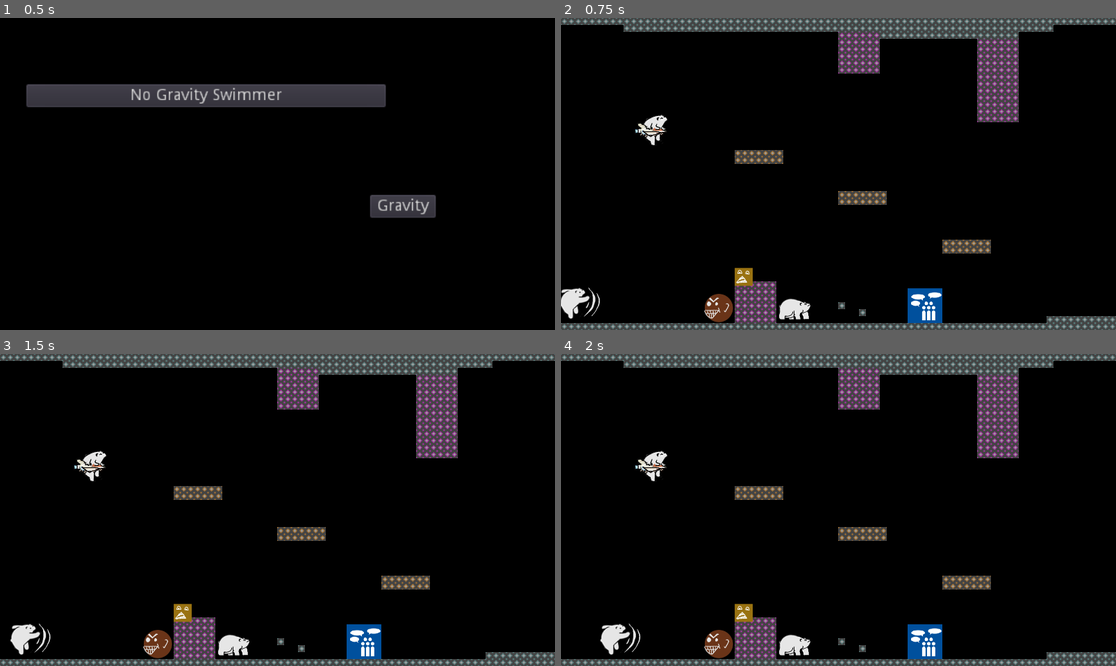
Above: before the commit, frames 1-4 (two rows, left to right).
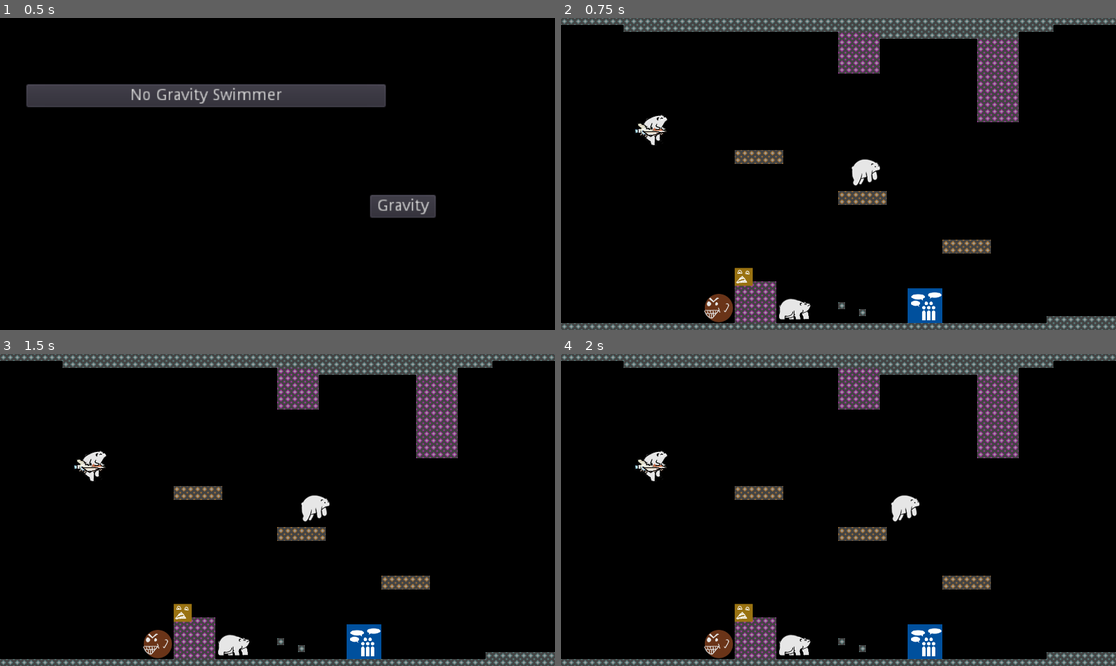
Above: after the commit, the same moments.

Repository: Lanyard31/Breakeme
Game: Godot game, scene res://Root.tscn
Same seed, same stepped clock (60 frames per second), same inputs: the game is played once before the commit and once after it.
Inputs:
- Up to frame 1 (0.5 s): no input
- Up to frame 2 (0.75 s): click "No Gravity Swimmer" at 0.5 s
- Up to frame 3 (1.5 s): tap Enter at 1.25 s; hold Right (ui_right) from 1.28 s (still down)
- Up to frame 4 (2 s): keep holding Right (ui_right)

Frame 1 is identical in both runs. In frame 2, 0.7% of the frame differs, in the area x 0-58%, y 45-97%; in frame 3, 0.7%; in frame 4, 0.7%, in the area x 7-65%, y 45-97%.

Commit message:
First crack at floaty movement

Diff:
--- a/Level1.tscn
+++ b/Level1.tscn
@@ -8,7 +8,7 @@
 [ext_resource path="res://assets/starbear/ship-pants.png" type="Texture" id=6]
 [ext_resource path="res://assets/snapshot/library.png" type="Texture" id=7]
 
-[node name="Level1" type="Node" index="0"]
+[node name="Level1" type="Node"]
 
 [node name="TileMap" parent="." index="0" instance=ExtResource( 1 )]
 
@@ -16,7 +16,7 @@
 
 [node name="Player" parent="." index="1" instance=ExtResource( 2 )]
 
-position = Vector2( 48, 1008 )
+position = Vector2( 1056, 552 )
 _sections_unfolded = [ "Pickable", "Transform" ]
 
 [node name="enemy1" type="Sprite" parent="." index="2"]
--- a/Player.gd
+++ b/Player.gd
@@ -1,31 +1,111 @@
 extends KinematicBody2D
 
-const GRAVITY = 200.0
-const WALK_SPEED = 200
+var gravityfactor = 200.0
+var WALK_SPEED = 400
+var swim_speed = 200
+var swim_factor_x = 0
+var gravity = false
+var velocity = Vector2()
+var on_ground = false
+var slide_stop_x = false
+var no_input_x = false
 
-var velocity = Vector2()
 
 func _ready():
 	pass
 
 func _process(delta):
+	if gravity == false:
+		if on_ground == false:
+			#Floaty Zero-G swim logic
+			#the just released thing doesn't work on more than 1 because you have to press it again
+			#if Input.is_action_pressed("ui_left"):
+			#	no_input_x = false
+			if Input.is_action_just_pressed("ui_left"):
+				#$Bodysprite.play("swim")
+				slide_stop_x = false
+				no_input_x = false
+				$Timers/no_input_x.stop()
+				if swim_factor_x <= 0 and swim_factor_x >= -2:
+					swim_factor_x -= 1
+				#cancel rightwards movement
+				if swim_factor_x > 0:
+					swim_factor_x = lerp(swim_factor_x, 0.0, 1)
+				velocity.x = (swim_speed * swim_factor_x)
+			if Input.is_action_just_released("ui_left"):
+				$Timers/no_input_x.start()
+				if no_input_x == true:
+					$Timers/swim_timer_x.start()
+
+			#if Input.is_action_pressed("ui_right"):
+			#	no_input_x = false
+			if Input.is_action_just_pressed("ui_right"):
+				#$Bodysprite.play("swim")
+				slide_stop_x = false
+				no_input_x = false
+				$Timers/no_input_x.stop()
+				if swim_factor_x >= 0 and swim_factor_x <= 2:
+					swim_factor_x += 1
+				#cancel leftwards movement
+				if swim_factor_x < 0:
+					swim_factor_x = lerp(swim_factor_x, 0.0, 1)
+				velocity.x = (swim_speed * swim_factor_x)
+			if Input.is_action_just_released("ui_right"):
+				$Timers/no_input_x.start()
+				if no_input_x == true:
+					$Timers/swim_timer_x.start()
+			#This implementation did not work
+			#if no_input_x == true:
+			#	$Timers/swim_timer_x.start()
+
+
+			#elif Input.is_action_pressed("ui_up"):
+				#velocity.y =  WALK_SPEED
+			#elif Input.is_action_pressed("ui_down"):
+				#velocity.y =  WALK_SPEED
+
+			if slide_stop_x == true:
+				velocity.x = lerp(velocity.x, 0.0, 0.05)
+
+
+	#Gravity Code
+	if gravity == true:
+		velocity.y += delta * gravityfactor
+		if Input.is_action_pressed("ui_left"):
+			velocity.x = -WALK_SPEED
+		elif Input.is_action_pressed("ui_right"):
+			velocity.x =  WALK_SPEED
+		else:
+			velocity.x = 0
+		move_and_slide(velocity, Vector2(0, -1))
+
+
+
+func _physics_process(delta):
+	move_and_slide(velocity, Vector2(0, 0))
+
+
+
+
+# We don't need to multiply velocity by delta because MoveAndSlide already takes delta time into account.
+# The second parameter of move_and_slide is the normal pointing up.
+# In the case of a 2d platformer, in Godot upward is negative y, which translates to -1 as a normal.
+	#move_and_slide(velocity, Vector2(0, -1))
+
+func _on_Swipesprite_animation_finished():
+	#attack code here later
 	pass
 
-func _physics_process(delta):
-    velocity.y += delta * GRAVITY
+func _on_no_input_x_timeout():
+	no_input_x = true
 
-    if Input.is_action_pressed("ui_left"):
-        velocity.x = -WALK_SPEED
-    elif Input.is_action_pressed("ui_right"):
-        velocity.x =  WALK_SPEED
-    else:
-        velocity.x = 0
+func _on_swim_timer_x_timeout():
+	slide_stop_x = true
+	swim_factor_x = 0
+	#$Bodysprite.play("idle")
 
-    # We don't need to multiply velocity by delta because MoveAndSlide already takes delta time into account.
+func _on_no_input_y_timeout():
+	pass # replace with function body
 
-    # The second parameter of move_and_slide is the normal pointing up.
-    # In the case of a 2d platformer, in Godot upward is negative y, which translates to -1 as a normal.
-    move_and_slide(velocity, Vector2(0, -1))
-
-func _on_Swipesprite_animation_finished():
-	pass
+func _on_swim_timer_y_timeout():
+	pass # replace with function body
--- a/Player.tscn
+++ b/Player.tscn
@@ -1,13 +1,14 @@
-[gd_scene load_steps=13 format=2]
+[gd_scene load_steps=14 format=2]
 
 [ext_resource path="res://Player.gd" type="Script" id=1]
 [ext_resource path="res://assets/starbear/idle.png" type="Texture" id=2]
-[ext_resource path="res://assets/starbear/grab.png" type="Texture" id=3]
-[ext_resource path="res://assets/starbear/ship-pants.png" type="Texture" id=4]
-[ext_resource path="res://assets/starbear/dash.png" type="Texture" id=5]
-[ext_resource path="res://assets/starbear/ground.png" type="Texture" id=6]
-[ext_resource path="res://assets/starbear/swipe.png" type="Texture" id=7]
-[ext_resource path="res://assets/starbear/slash.png" type="Texture" id=8]
+[ext_resource path="res://assets/starbear/swim.png" type="Texture" id=3]
+[ext_resource path="res://assets/starbear/grab.png" type="Texture" id=4]
+[ext_resource path="res://assets/starbear/swipe.png" type="Texture" id=5]
+[ext_resource path="res://assets/starbear/ship-pants.png" type="Texture" id=6]
+[ext_resource path="res://assets/starbear/dash.png" type="Texture" id=7]
+[ext_resource path="res://assets/starbear/ground.png" type="Texture" id=8]
+[ext_resource path="res://assets/starbear/slash.png" type="Texture" id=9]
 
 [sub_resource type="CircleShape2D" id=1]
 
@@ -22,36 +23,41 @@
 "name": "idle",
 "speed": 5.0
 }, {
-"frames": [ ExtResource( 3 ) ],
+"frames": [ ExtResource( 3 ), ExtResource( 2 ) ],
+"loop": false,
+"name": "swim",
+"speed": 3.0
+}, {
+"frames": [ ExtResource( 4 ) ],
 "loop": true,
 "name": "grab",
 "speed": 5.0
 }, {
-"frames": [ ExtResource( 4 ) ],
+"frames": [ ExtResource( 5 ) ],
+"loop": true,
+"name": "swipe",
+"speed": 5.0
+}, {
+"frames": [ ExtResource( 6 ) ],
 "loop": true,
 "name": "ship-pants",
 "speed": 5.0
 }, {
-"frames": [ ExtResource( 5 ) ],
+"frames": [ ExtResource( 7 ) ],
 "loop": true,
 "name": "dash",
 "speed": 5.0
 }, {
-"frames": [ ExtResource( 6 ) ],
+"frames": [ ExtResource( 8 ) ],
 "loop": true,
 "name": "ground",
-"speed": 5.0
-}, {
-"frames": [ ExtResource( 7 ) ],
-"loop": true,
-"name": "swipe",
 "speed": 5.0
 } ]
 
 [sub_resource type="SpriteFrames" id=3]
 
 animations = [ {
-"frames": [ ExtResource( 8 ) ],
+"frames": [ ExtResource( 9 ) ],
 "loop": false,
 "name": "slash",
 "speed": 5.0
@@ -83,10 +89,11 @@
 [node name="Bodysprite" type="AnimatedSprite" parent="." index="1"]
 
 frames = SubResource( 2 )
-animation = "swipe"
+animation = "idle"
 
 [node name="Areaswipe" type="Area2D" parent="." index="2"]
 
+visible = false
 show_behind_parent = true
 input_pickable = true
 gravity_vec = Vector2( 0, 1 )
@@ -110,4 +117,42 @@
 shape = SubResource( 4 )
 _sections_unfolded = [ "Transform" ]
 
+[node name="Timers" type="Node" parent="." index="3"]
+
+[node name="swim_timer_x" type="Timer" parent="Timers" index="0"]
+
+process_mode = 1
+wait_time = 0.3
+one_shot = true
+autostart = false
+
+[node name="no_input_x" type="Timer" parent="Timers" index="1"]
+
+process_mode = 1
+wait_time = 0.2
+one_shot = true
+autostart = false
+
+[node name="swim_timer_y" type="Timer" parent="Timers" index="2"]
+
+process_mode = 1
+wait_time = 1.0
+one_shot = true
+autostart = false
+
+[node name="no_input_y" type="Timer" parent="Timers" index="3"]
+
+process_mode = 1
+wait_time = 0.2
+one_shot = true
+autostart = false
+
 [connection signal="animation_finished" from="Areaswipe/Swipesprite" to="." method="_on_Swipesprite_animation_finished"]
+
+[connection signal="timeout" from="Timers/swim_timer_x" to="." method="_on_swim_timer_x_timeout"]
+
+[connection signal="timeout" from="Timers/no_input_x" to="." method="_on_no_input_x_timeout"]
+
+[connection signal="timeout" from="Timers/swim_timer_y" to="." method="_on_swim_timer_y_timeout"]
+
+[connection signal="timeout" from="Timers/no_input_y" to="." method="_on_no_input_y_timeout"]
Binary file added: assets/starbear/swim.png
Not shown, added: assets/starbear/swim.png.import
